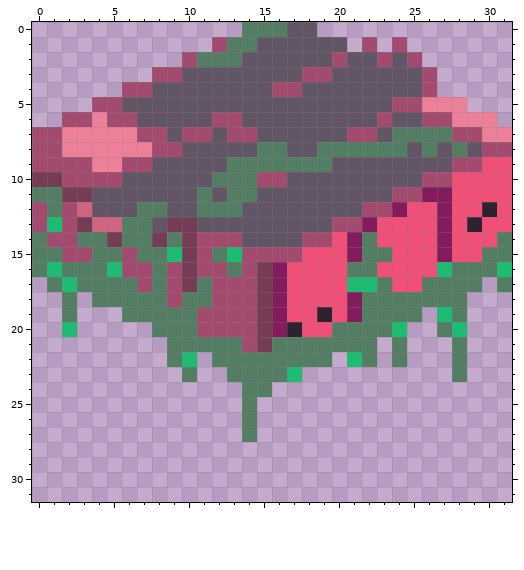
Pixel-art sprite, stored at Assets/Art/Stone/S_Wall_Stone_Nightmare_Floating.png. The picture above is the old version.
The file is 32x32 pixels.
And afterwards:
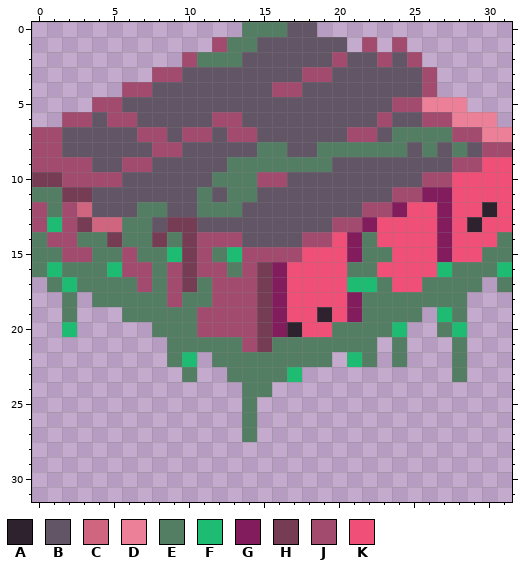
Palette (. is transparent): A #2e222f  B #625565  C #cf657f  D #ed8099  E #547e64  F #1ebc73  G #831c5d  H #753c54  J #a24b6f  K #f04f78
From old to new:
@@ x 0..9 @@
  5 ....JJBBBB
- 6 ..JJDJJBBB
- 7 JJDDDDDJJB
- 8 JJDDDDDDJJ
- 9 JJJJDDJJBB
+ 6 ..JJBJJBBB
+ 7 JJBBBBBJJB
+ 8 JJBBBBBBJJ
+ 9 JJJJBBJJBB
 10 HHJJJJBBBB
